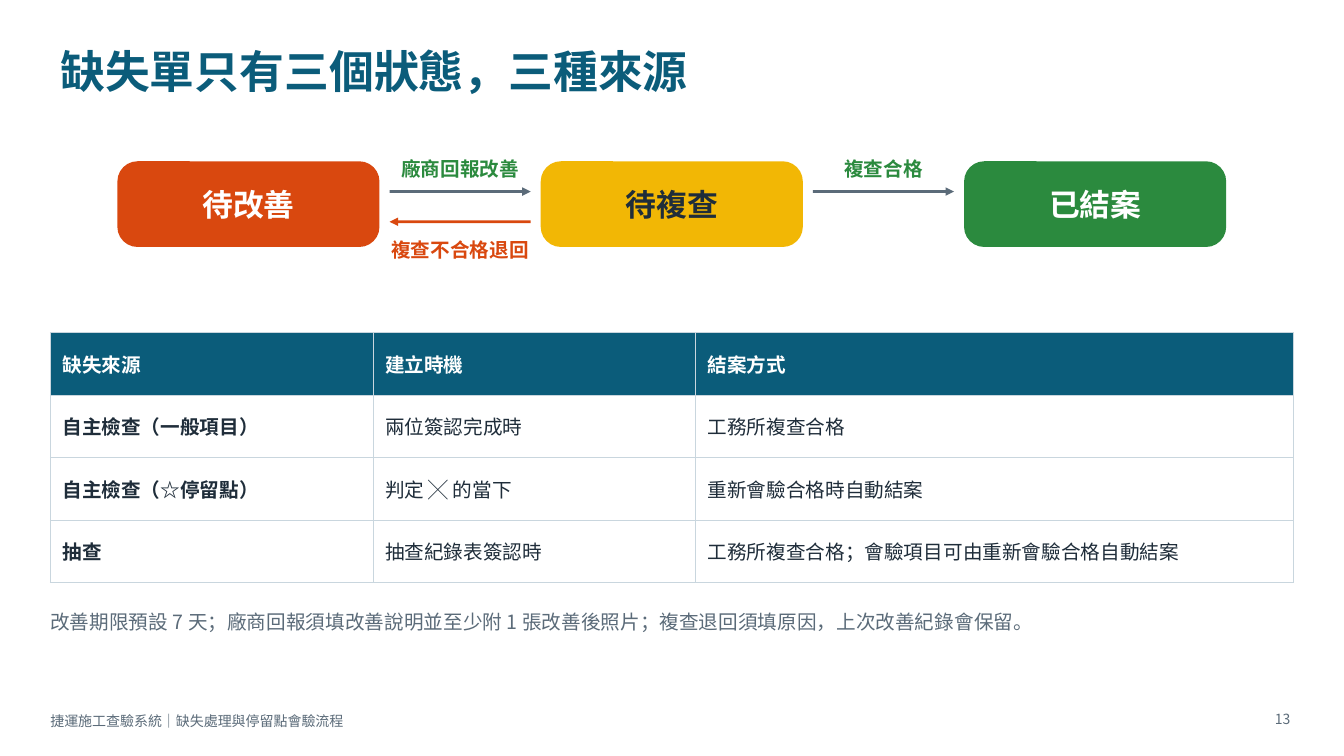
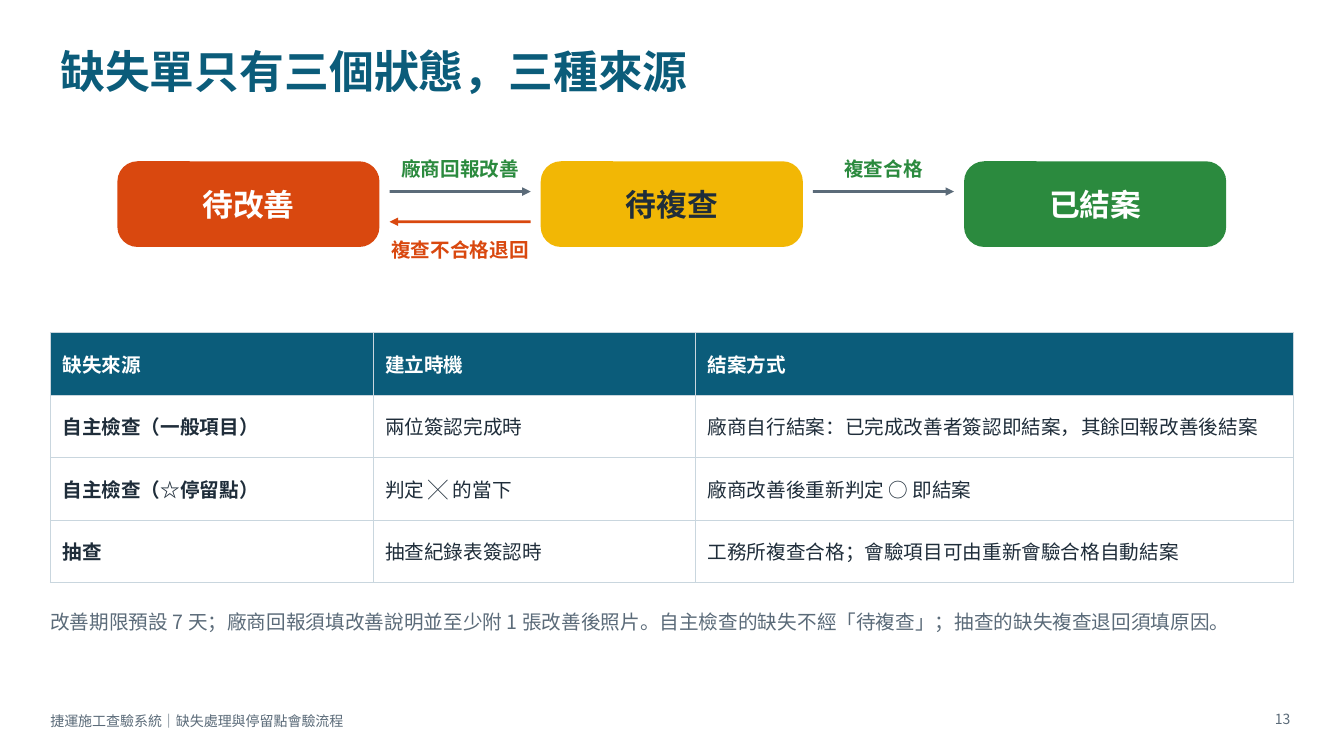
Before and after one commit to brianchou7310/MRT-Construction-QMS, a slide deck: slide 13 of 捷運施工查驗系統_缺失與停留點流程說明.pptx. Drawn at 1344x756 pixels with LibreOffice and Linux fonts; fonts in the diff are those of the drawing. Boxes give left, top, right and bottom in pixels: in the first picture for what was removed or moved away, otherwise in the second. Text is boxed around its words. In the diff, an @@ line names an element or a change of style, - is before the commit and + after.

```diff
--- a/捷運施工查驗系統_缺失與停留點流程說明.pptx
+++ b/捷運施工查驗系統_缺失與停留點流程說明.pptx
@@ table at bbox=[50, 333, 1294, 566] @@
-row 2, column 3: 工務所複查合格
+row 2, column 3: 廠商自行結案：已完成改善者簽認即結案，其餘回報改善後結案
-row 3, column 3: 重新會驗合格時自動結案
+row 3, column 3: 廠商改善後重新判定 ○ 即結案
@@ text at bbox=[50, 612, 1229, 632]: text changed @@
-改善期限預設 7 天；廠商回報須填改善說明並至少附 1 張改善後照片；複查退回須填原因，上次改善紀錄會保留。
+改善期限預設 7 天；廠商回報須填改善說明並至少附 1 張改善後照片。自主檢查的缺失不經「待複查」；抽查的缺失複查退回須填原因。
```
Also in this commit, not shown: 11 other slides changed, 1 other file.
